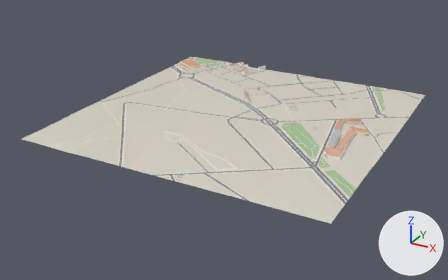
Before and after pictures for a commit that changed the glTF model public/world/tiles/4_-5.glb.
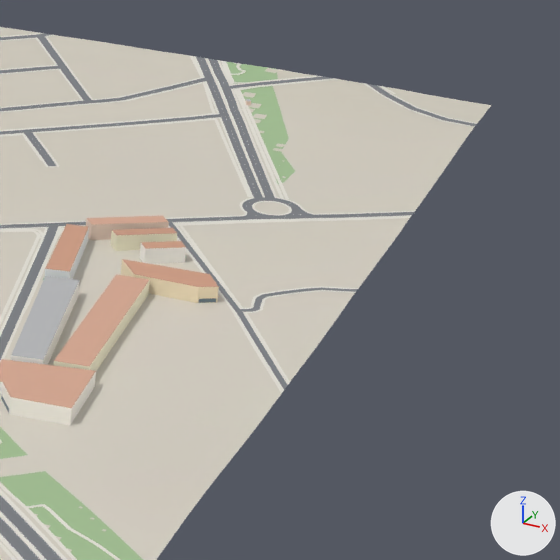
Each version appears first whole from a 50 mm lens placed at (5389.0, 2770.0, 780.0), pointed at (4473.0, 4435.0, -53.0), and next in a close-up on the part from 73% to 98% of the width and 26% to 67% of the height. The lights are fixed; the arrows at lower right show +X, +Y and +Z. The first two pictures are the older version. Vertices at exactly the same position are counted once.

The first close-up shows 'Detail', 'Ground', 'Park', 'Road', 'Roofs', 'Sidewalk', 'Walls' and 2 more.
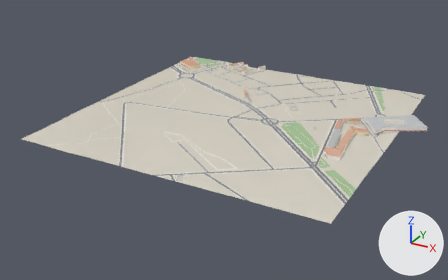
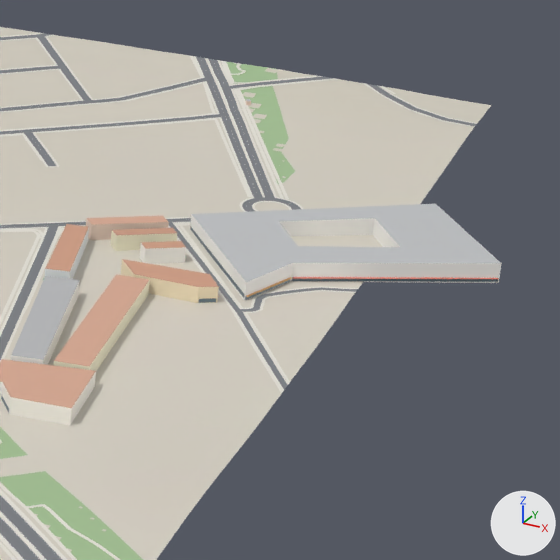
Pixel boxes [x1, y1, x2, y2] of what changed, in the close-ups (560 x 560 px):
'Roofs', reshaped: before [0, 99, 251, 408]; after [0, 99, 501, 408]
'Walls', reshaped: before [0, 101, 251, 426]; after [0, 101, 502, 426]
'Detail', reshaped: before [1, 256, 216, 412]; after [1, 226, 498, 412]
part 1 of me_walls, added: after [190, 214, 502, 301]
part 2 of me_detail, added: after [190, 226, 244, 298]
part 3 of me_detail, added: after [245, 280, 290, 300]
part 4 of me_detail, added: after [246, 277, 292, 297]
part 5 of me_detail, added: after [292, 277, 498, 282]
part 6 of me_detail, added: after [293, 277, 498, 279]
part 7 of me_roofs, added: after [192, 204, 501, 282]

Edits to the bpy script that builds the scene:
```text
Change me_walls:
    used by ob_walls; location = (0.0, 0.0, 0.0)
    remove me_walls.from_pydata(...)  # 240 vertices, 240 faces; spans x 4011.0..4927.0, y 4005.0..5016.0, z 12.0..36.0
    add me_walls.from_pydata(...)  # 258 vertices, 258 faces; spans x 4011.0..5077.0, y 4005.0..5016.0, z 12.0..36.0
    me_walls part 1
    18 vertices are added at x 4875.0..5077.0, y 4561.0..4758.0, z 13.0..27.0
    18 new faces join them
Change me_detail:
    used by ob_detail; location = (0.0, 0.0, 0.0)
    remove me_detail.from_pydata(...)  # 264 vertices, 176 faces; spans x 4012.0..4928.0, y 4005.0..5008.0, z 12.0..29.0
    add me_detail.from_pydata(...)  # 330 vertices, 220 faces; spans x 4012.0..5077.0, y 4005.0..5008.0, z 12.0..29.0
    me_detail part 2: the loose piece of 12 vertices spanning x 4884.0..4889.0, y 4602.0..4610.0, z 16.0..19.0 is copied, and the copy is scaled about its middle by (-12.5, -12.4, 1), then moved by (22.0, 4.0, 0.0); it spans x 4876.0..4941.0, y 4562.0..4659.0, z 16.0..19.0
    me_detail part 3: the loose piece of 12 vertices spanning x 4916.0..4927.0, y 4550.0..4567.0, z 15.0..18.0 is copied, and the copy is scaled about its middle by (-1.62, 2.75, 1), then moved by (28.0, 26.0, 0.0); it spans x 4942.0..4958.0, y 4562.0..4607.0, z 14.0..17.0
    me_detail part 4: the loose piece of 6 vertices spanning x 4806.0..4821.0, y 4522.0..4602.0, z 18.0..19.0 is copied, and the copy is turned 149.9 degrees about the z axis through its middle and scaled by 0.595, then moved by (137.0, 22.0, -1.0); it spans x 4942.0..4959.0, y 4561.0..4607.0, z 17.0
    me_detail part 5: the loose piece of 12 vertices spanning x 4916.0..4927.0, y 4550.0..4567.0, z 15.0..18.0 is copied, and the copy is scaled about its middle by (-11.4, 3.88, 1), then moved by (96.0, 81.0, -1.0); it spans x 4959.0..5076.0, y 4608.0..4671.0, z 14.0..17.0
    me_detail part 6: the loose piece of 6 vertices spanning x 4806.0..4821.0, y 4522.0..4602.0, z 18.0..19.0 is copied, and the copy is turned 108.7 degrees about the z axis through its middle and scaled by 1.65, then moved by (204.0, 77.0, -1.0); it spans x 4959.0..5077.0, y 4607.0..4671.0, z 17.0
    other edits to the shape of me_detail do not show in these pictures
Change me_roofs:
    used by ob_roofs; location = (0.0, 0.0, 0.0)
    remove me_roofs.from_pydata(...)  # 120 vertices, 78 faces; spans x 4011.0..4927.0, y 4005.0..5016.0, z 23.0..36.0
    add me_roofs.from_pydata(...)  # 129 vertices, 87 faces; spans x 4011.0..5077.0, y 4005.0..5016.0, z 23.0..36.0
    me_roofs part 7
    9 vertices are added at x 4875.0..5077.0, y 4561.0..4758.0, z 27.0
    9 new faces join them
```
